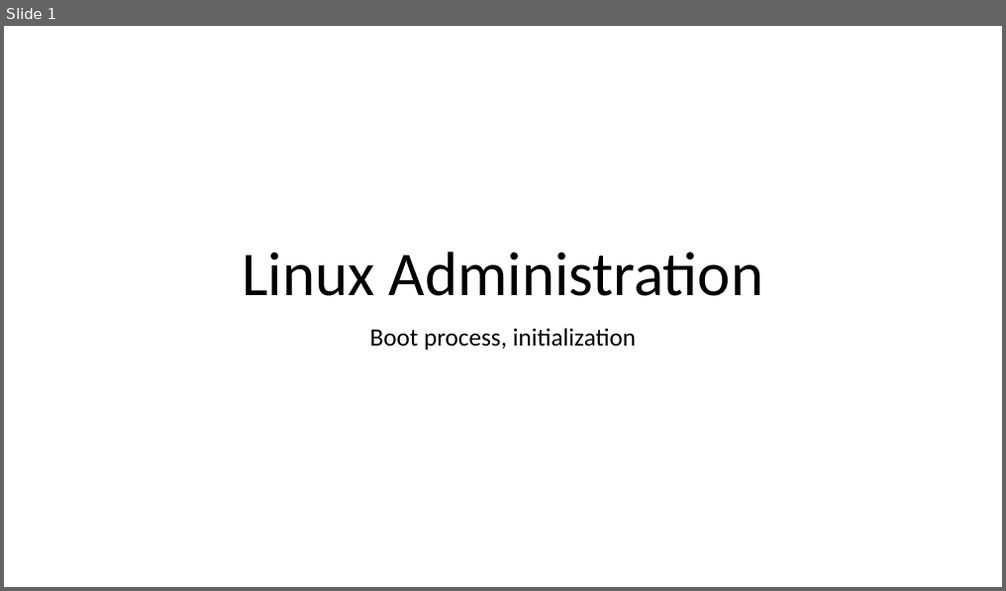
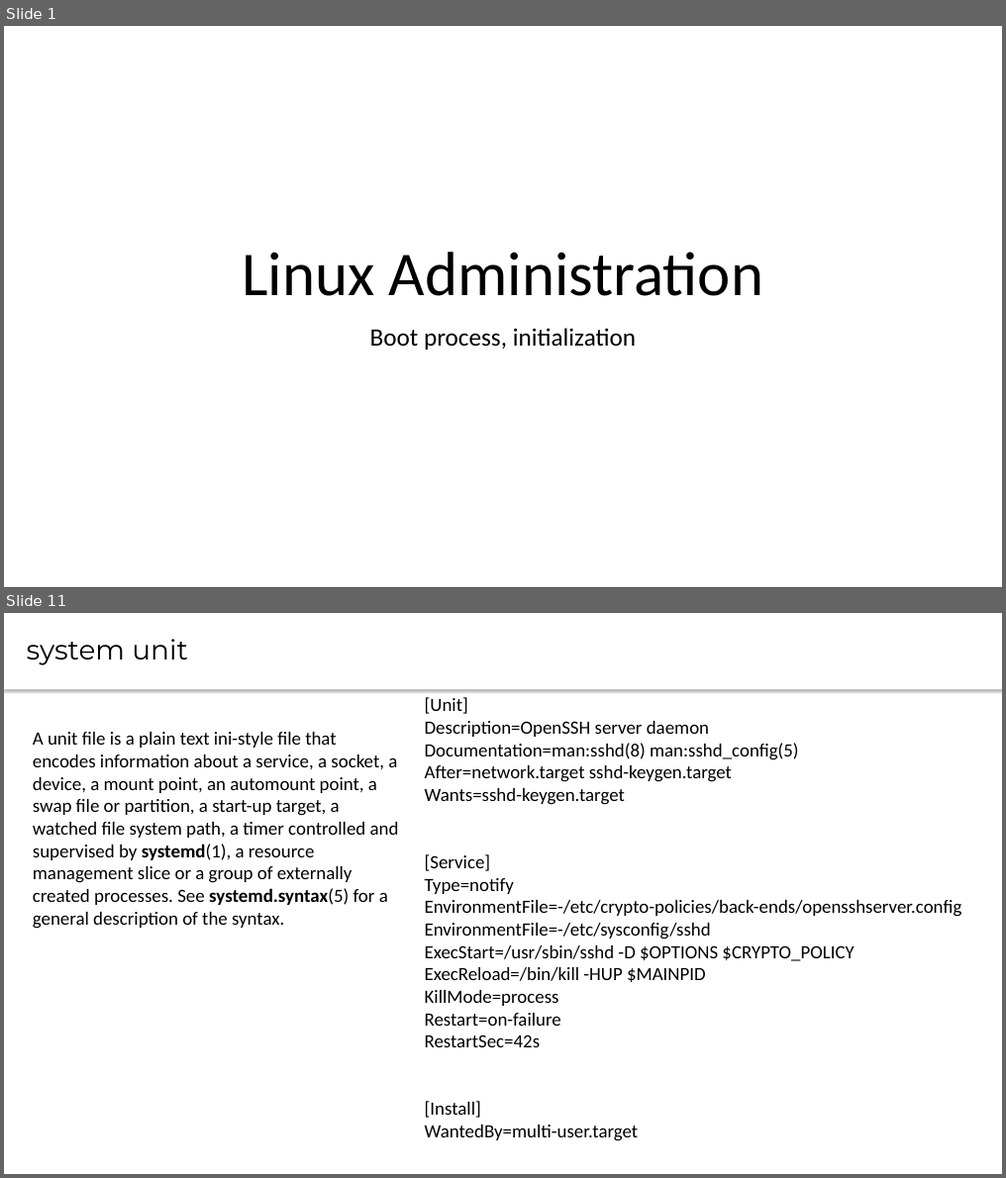
Before and after one commit to CsteerDevops1/lectures_devops2, a slide deck: LinuxAdm/LinuxAdm4.pptx. Shown one above the other, each under a label of ours: slide 1 before the commit, slides 1 and 11 after it; the slides between them are not shown. The pictures are 1006x591 and 1006x1178 pixels, drawn with LibreOffice and Linux fonts; fonts in the diff are those of the drawing. Boxes give left, top, right and bottom in pixels: in the first picture for what was removed or moved away, otherwise in the second. Text is boxed around its words. In the diff, an @@ line names an element or a change of style, - is before the commit and + after.

```diff
--- a/LinuxAdm/LinuxAdm4.pptx
+++ b/LinuxAdm/LinuxAdm4.pptx
@@ slide 11 added at (4, 613, 1002, 1174), background #FFFFFF @@
@@ text added at (4, 613, 1002, 689), fill #FFFFFF, 26.7 pt, text #000000 @@
+system unit
@@ text added at (425, 697, 962, 1142), 18 pt, text #000000 @@
+[Unit]
+Description=OpenSSH server daemon
+Documentation=man:sshd(8) man:sshd_config(5)
+After=network.target sshd-keygen.target
+Wants=sshd-keygen.target
+[Service]
+Type=notify
+EnvironmentFile=-/etc/crypto-policies/back-ends/opensshserver.config
+EnvironmentFile=-/etc/sysconfig/sshd
+ExecStart=/usr/sbin/sshd -D $OPTIONS $CRYPTO_POLICY
+ExecReload=/bin/kill -HUP $MAINPID
+KillMode=process
+Restart=on-failure
+RestartSec=42s
+[Install]
+WantedBy=multi-user.target
@@ text added at (33, 732, 399, 929), 18 pt, text #000000 @@
+A unit file is a plain text ini-style file that encodes information about a service, a socket, a device, a mount point, an automount point, a swap file or partition, a start-up target, a watched file system path, a timer controlled and supervised by systemd(1), a resource management slice or a group of externally created processes. See systemd.syntax(5) for a general description of the syntax.
```
Also in this commit, not shown: 9 other slides added, 1 slide removed, 1 other file.
